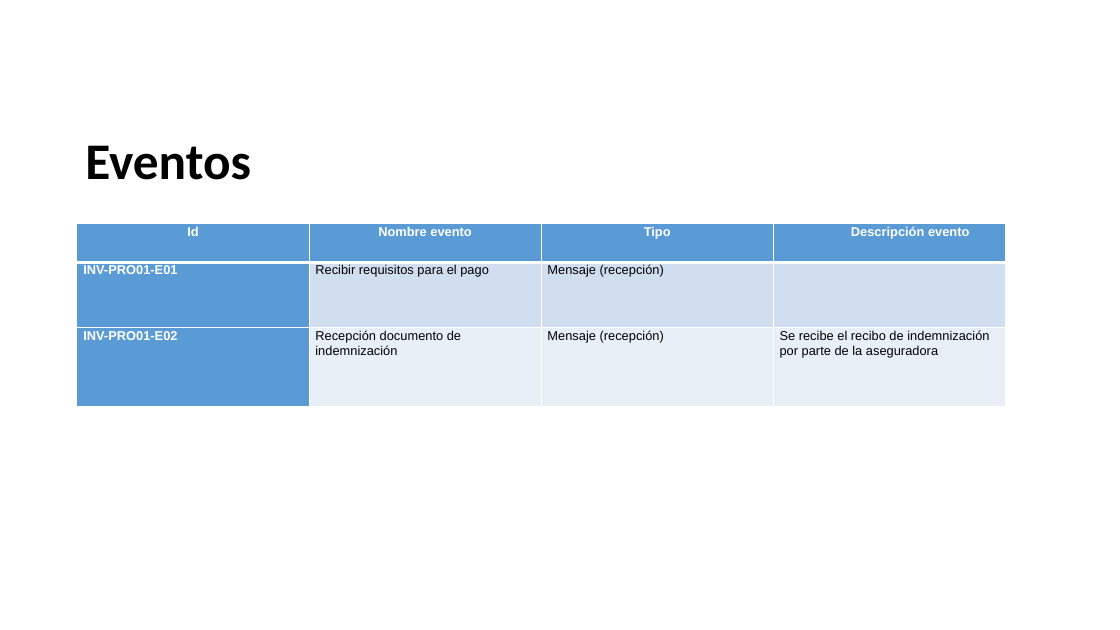
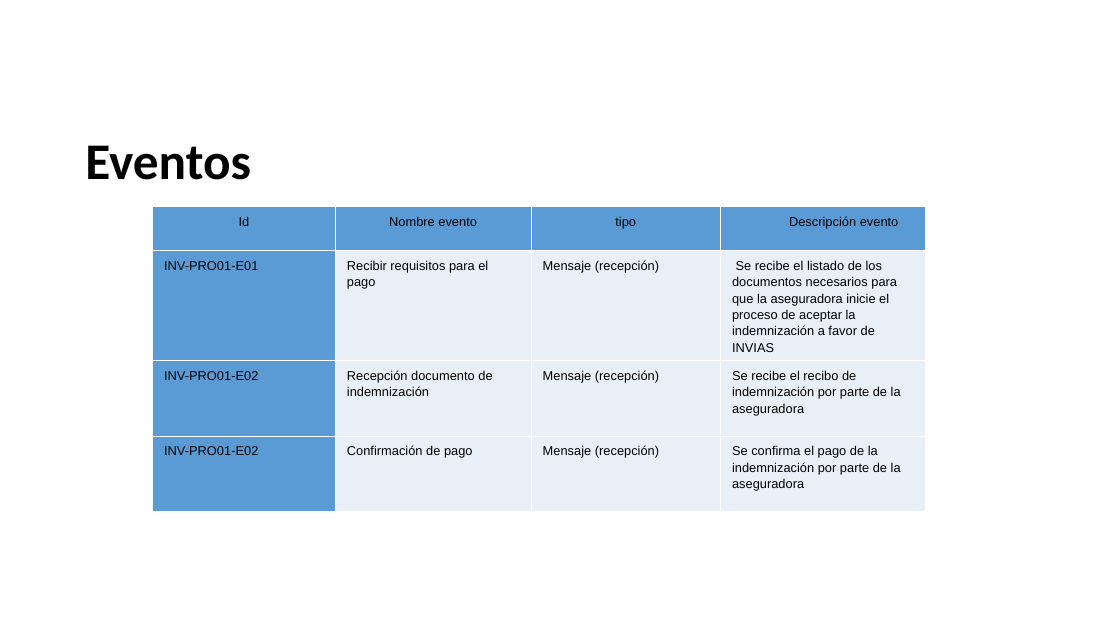
Before and after one commit to AndresFelipeGualdron/AUPN, a slide deck: slide 9 of AUPN.pptx (slide 10 before the commit). Drawn at 1120x630 pixels with LibreOffice and Linux fonts; fonts in the diff are those of the drawing; background and template pictures are left out. Boxes give left, top, right and bottom in pixels: in the first picture for what was removed or moved away, otherwise in the second. Text is boxed around its words. In the diff, an @@ line names an element or a change of style, - is before the commit and + after.

```diff
--- a/AUPN.pptx
+++ b/AUPN.pptx
@@ table at (153, 207, 926, 501) @@
-row 1, column 3: Tipo
+row 1, column 3: tipo
-row 2, column 4: 
+row 2, column 4: Se recibe el listado de los documentos necesarios para que la aseguradora inicie el proceso de aceptar la indemnización a favor de INVIAS
+row 4: INV-PRO01-E02 | Confirmación de pago | Mensaje (recepción) | Se confirma el pago de la indemnización por parte de la aseguradora
@@ table: place and size @@
-table at (77, 223, 1005, 406)
+table at (153, 207, 926, 501)
```
Also in this commit, not shown: 4 other slides changed, 1 slide added, 1 slide removed.
